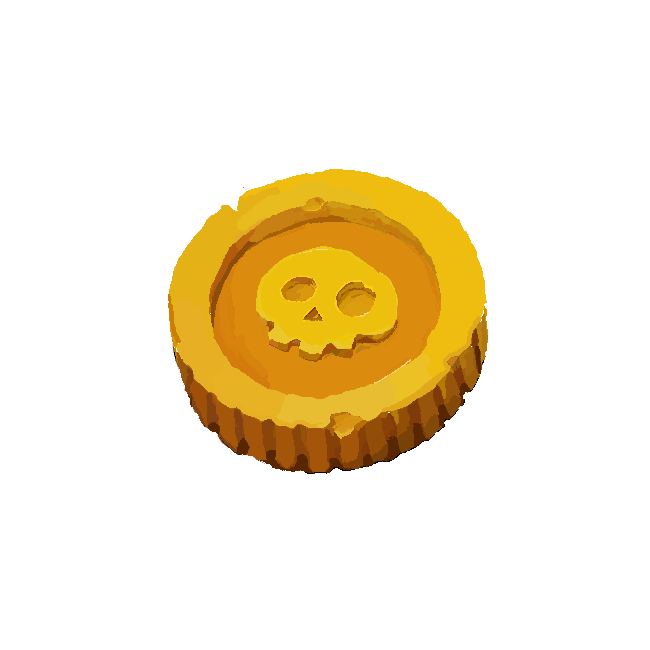
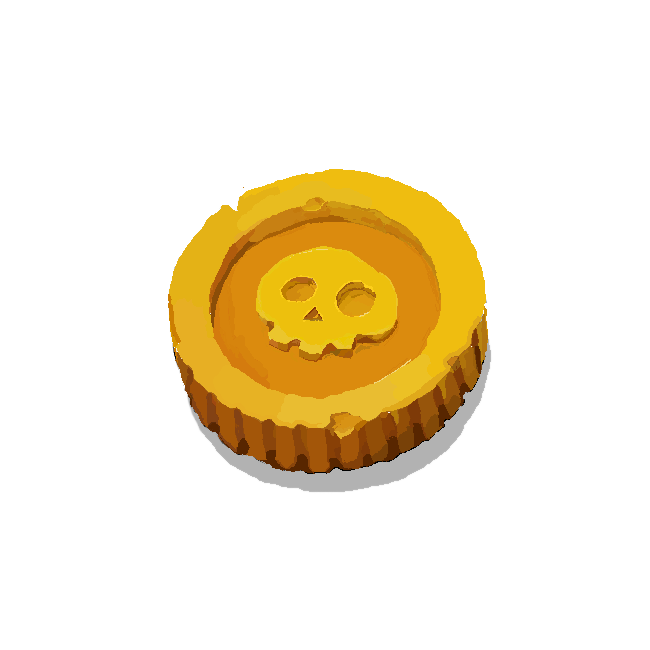
Revision of a layered w=650, h=650 image; what changed, layer by layer:
added layer "Ebene 5" (30%) above "Hintergrund" over [186, 314, 492, 493]
hid "Hintergrund" over [186, 314, 492, 493]
